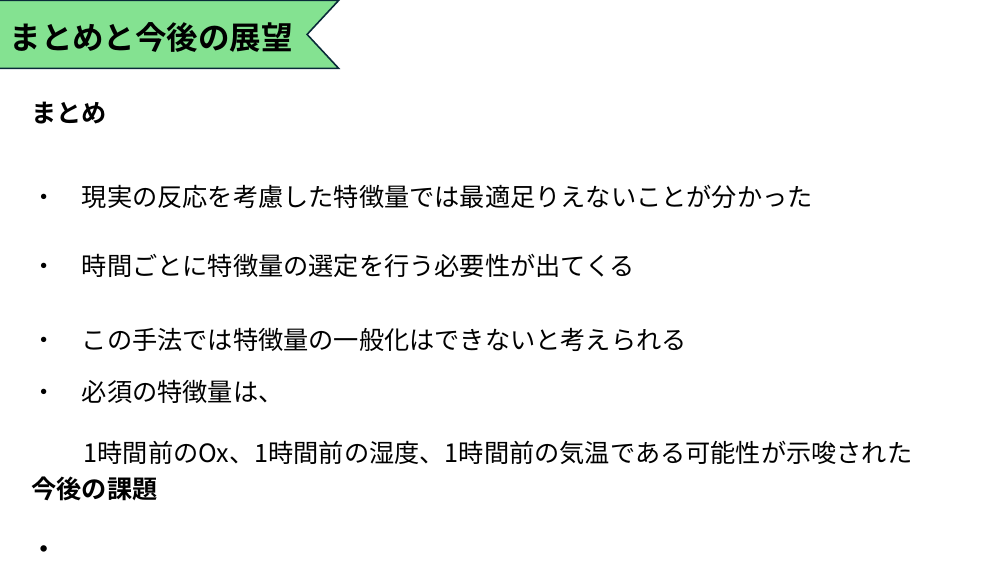
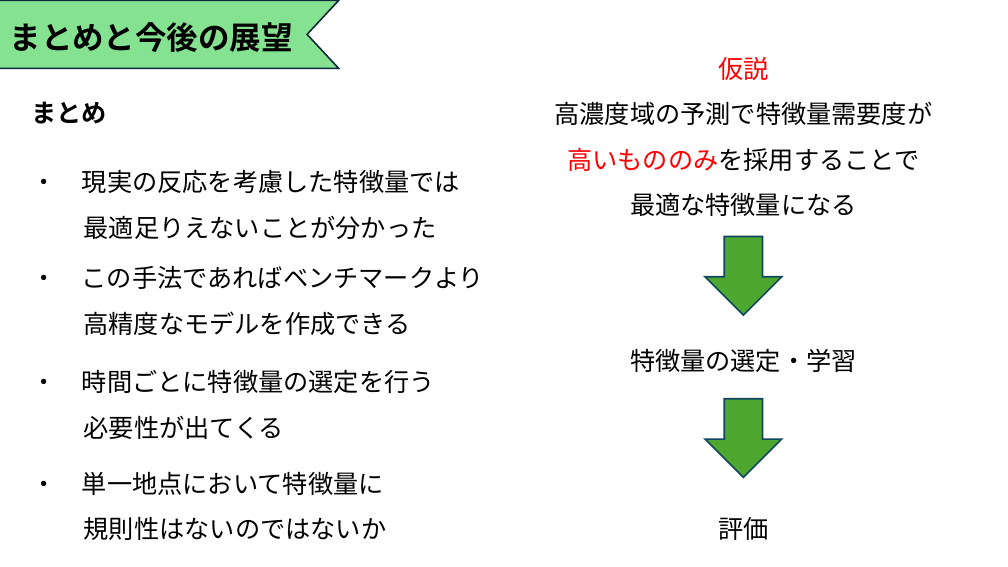
Before and after one commit to Tatsuki0623/lab, a slide deck: slide 14 of out_data/21T7-008.pptx (slide 15 before the commit). Drawn at 1008x567 pixels with LibreOffice and Linux fonts; fonts in the diff are those of the drawing. Boxes give left, top, right and bottom in pixels: in the first picture for what was removed or moved away, otherwise in the second. Text is boxed around its words. In the diff, an @@ line names an element or a change of style, - is before the commit and + after.

```diff
--- a/out_data/21T7-008.pptx
+++ b/out_data/21T7-008.pptx
@@ text added at [554, 57, 932, 216], 24 pt, text #000000 @@
+仮説
+高濃度域の予測で特徴量需要度が
+高いもののみを採用することで
+最適な特徴量になる
@@ text at [32, 169, 460, 239]: text changed @@
-・ 現実の反応を考慮した特徴量では最適足りえないことが分かった
+・ 現実の反応を考慮した特徴量では
+最適足りえないことが分かった
@@ down arrow added at [706, 237, 782, 315], fill #4EA72E, outline #104760 1.5 pt @@
@@ text added at [31, 265, 484, 335], 24 pt, text #000000 @@
+・ この手法であればベンチマークより
+高精度なモデルを作成できる
@@ text removed at [32, 327, 687, 351] @@
-・ この手法では特徴量の一般化はできないと考えられる
@@ text added at [630, 348, 857, 372], 24 pt, text #000000 @@
+特徴量の選定・学習
@@ text at [32, 369, 435, 439]: text changed @@
-・ 時間ごとに特徴量の選定を行う必要性が出てくる
+・ 時間ごとに特徴量の選定を行う
+必要性が出てくる
@@ text removed at [32, 379, 913, 464] @@
-・ 必須の特徴量は、
-1時間前のOx、1時間前の湿度、1時間前の気温である可能性が示唆された
@@ down arrow added at [706, 399, 782, 477], fill #4EA72E, outline #104760 1.5 pt @@
@@ text removed at [32, 476, 158, 552] @@
-今後の課題
-・
@@ text added at [32, 471, 386, 540], 24 pt, text #000000 @@
+・ 単一地点において特徴量に
+規則性はないのではないか
@@ text added at [718, 517, 768, 540], 24 pt, text #000000 @@
+評価
```
Also in this commit, not shown: 9 other slides changed, 2 slides added, 7 slides removed.
